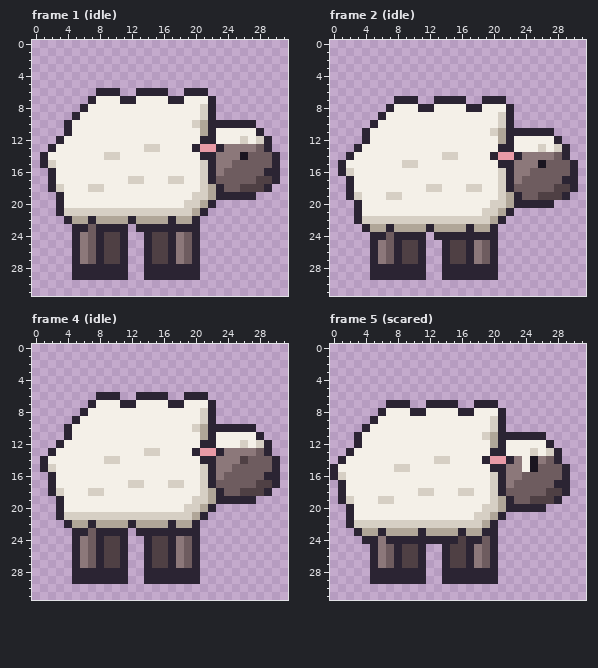
Pixel-art file, stored at Assets/Sprites/Animals/sheep.aseprite. The first picture shows the starting point.
32x32 pixels, 15 frames. Shown: frame 1 (idle), frame 2 (idle), frame 4 (idle), frame 5 (scared). The commit also changed other frames, which this record leaves out.
Once edited:
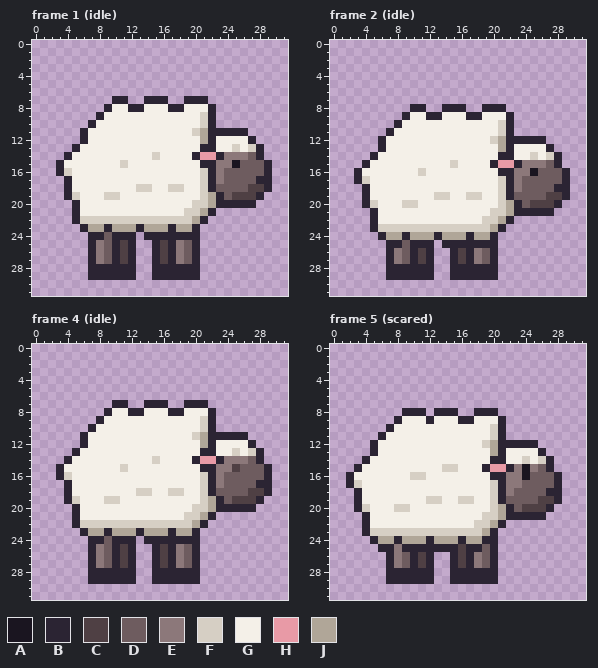
Palette (. is transparent): A #1a1520  B #2b2433  C #4f4044  D #6e5c5f  E #8c787a  F #d6cfc4  G #f4f0e8  H #e89aa6  J #b0a698
Diff:
Changed rows in their new state; - is an unchanged pixel.
Frame 1 (idle), layers "body", "legs":
first column x 1:
 6 -------...--....--...---------
 7 ------...B-..BBB..BBB.--------
 8 -----...B--BB---BB--G---------
 9 ----...B----------------------
10 ---...B------------GF-.....---
11 ---..B-------------F--BBBB..--
12 --...B--------------J----GB..-
13 -...B--------GG----GBBGGFGFB.-
14 ...B----GG----F----BHHB--E-B..
15 ..B-------F---------B---A---B.
16 -.BF-------------------------.
17 -..B-------GG---GG----E----BB.
18 -..B--GG----FF--FF---BD--D----
19 --.BF---FF---------G---DCCCB--
20 --..B-------------G-FJBBBBB---
21 --..BGGGGGGGGGGGGG-FJB--------
22 ---.BFFFFFFFFFFFFFFJB---------
23 ----.-JJ-JJJ-JJJ-JJ-----------
24 ----..B-DB-B--BB-BB-----------
25 ----..BEDBCB-.B---------------
26 ----..BEDBCB-.B---------------
27 ----..BEDBCB-.B---------------
28 ----..-----B-.----------------
29 ----..-----B-.----------------
Frame 2 (idle), layers "body", "legs":
first column x 1:
 7 -------...--....--...---------
 8 ------...B-..BBB..BBB.--------
 9 -----...B--BB---BB--G---------
10 ----...B----------------------
11 ---...B------------GF-.....---
12 ---..B-------------F--BBBB..--
13 --...B--------------J----GB..-
14 -...B--------GG----GBBGGFGFB.-
15 ...B----GG----F----BHHB--E-B..
16 ..B-------F---------B---A---B.
17 -.BF-------------------------.
18 -..B-------GG---GG----E----BB.
19 -..B--GG----FF--FF---BD--D----
20 --.BF---FF---------G---DCCCB--
21 --..B-------------G-FJBBBBB---
22 --..BGGGGGGGGGGGGG-FJB--------
23 ---.BFFFFFFFFFFFFFFJB---------
24 ----.-JJ-JJJ-JJJ-JJ-----------
25 ----..B-DB-B--BB-BB-----------
26 ----..BEDBCB-.B---------------
27 ----..BEDBCB-.B---------------
28 ----..-----B-.----------------
29 ----..-----B-.----------------
Frame 4 (idle), layers "body", "legs":
first column x 1:
 6 -------...--....--...---------
 7 ------...B-..BBB..BBB.--------
 8 -----...B--BB---BB--G---------
 9 ----...B----------------------
10 ---...B------------GF-.....---
11 ---..B-------------F--BBBB..--
12 --...B--------------J----GB..-
13 -...B--------GG----GBBGGFGFB.-
14 ...B----GG----F----BHHB--E-B..
15 ..B-------F---------B---C---B.
16 -.BF-------------------------.
17 -..B-------GG---GG----E----BB.
18 -..B--GG----FF--FF---BD--D----
19 --.BF---FF---------G---DCCCB--
20 --..B-------------G-FJBBBBB---
21 --..BGGGGGGGGGGGGG-FJB--------
22 ---.BFFFFFFFFFFFFFFJB---------
23 ----.-JJ-JJJ-JJJ-JJ-----------
24 ----..B-DB-B--BB-BB-----------
25 ----..BEDBCB-.B---------------
26 ----..BEDBCB-.B---------------
27 ----..BEDBCB-.B---------------
28 ----..-----B-.----------------
29 ----..-----B-.----------------
Frame 5 (scared), layers "body", "legs":
first column x 0:
 7 -------...--....--...---------
 8 ------...B--.BBB..BBB.--------
 9 -----...B---B---BB--G---------
10 ----...B----------------------
11 ---...B------------GF-.....---
12 ---..B-------------F--BBBB..--
13 --...B--------------J----GB..-
14 -...B--------GG----GBBGGFGFB.-
15 ...B----GG----FF---BHHB-AE-B..
16 ..B-------FF--------B---A---B.
17 -.BF-------------------E-----.
18 -..B-------GG---GG----E----BB.
19 -..B--GG----FF--FF---BD--D----
20 --.BF---FF---------G---DCCCB--
21 --..B-------------G-FJBBBBB---
22 --..BGGGGGGGGGGGGG-FJB--------
23 ---.BFFFFFFFFFFFFFFJ----------
24 ----.-JJ-JJJ-JJJBJJB----------
25 -----.BBEBB-BB-B--B-----------
26 -----..BEDBCB-.B--------------
27 -----..BEDBCB-.B--------------
28 -----..-----B-.---------------
29 -----..-----B-.---------------
Changed places in both pictures, as pixel boxes (x1, y1, x2, y2):
changed: (40, 88, 280, 280)
changed: (338, 96, 578, 280)
changed: (40, 392, 280, 584)
changed: (330, 400, 570, 584)
